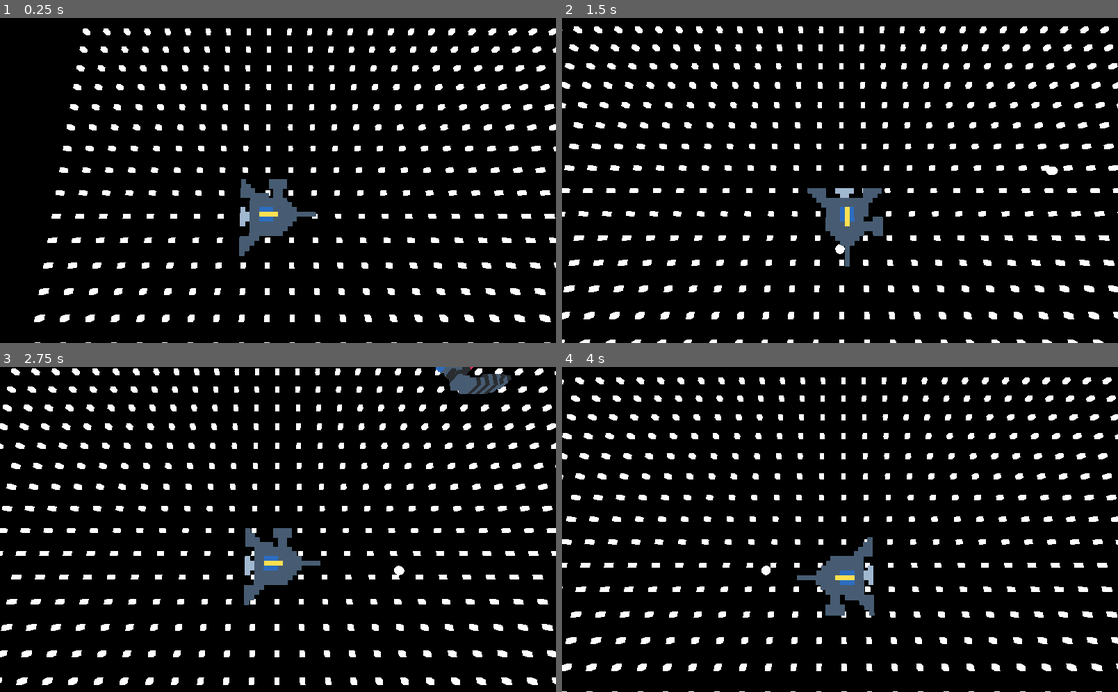
Above: before the commit, frames 1-4 (two rows, left to right).
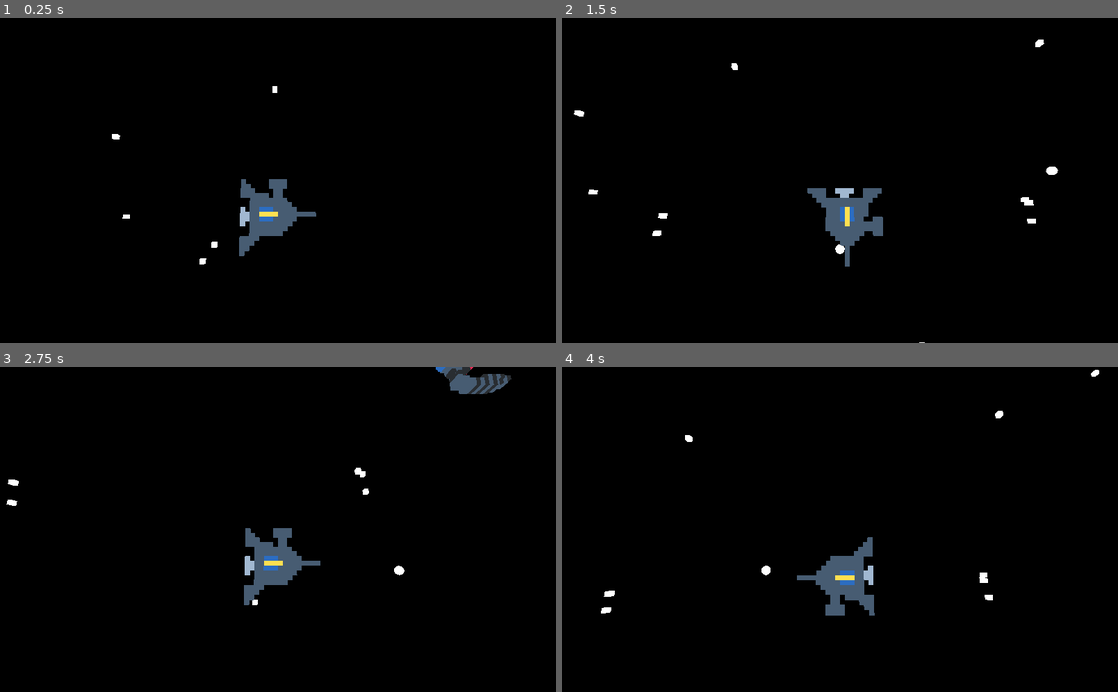
Above: after the commit, the same moments.

Repository: the-g-force/2022-January
Game: Godot game, scene res://World/World.tscn
The game is run twice, just before and just after one commit, with the same random seed, the same clock (stepped at 60 frames per second) and the same inputs.
Inputs:
- Up to frame 1 (0.25 s): no input
- Up to frame 2 (1.5 s): tap Enter at 0.5 s; hold D (move_right) 0.53-1.28 s; tap Space (fire) at 0.6, 1.35 s; hold S (move_down) from 1.28 s (still down)
- Up to frame 3 (2.75 s): release S (move_down) at 2.03 s; hold D (move_right) from 2.03 s (still down); tap Space (fire) at 2.1 s
- Up to frame 4 (4 s): release D (move_right) at 2.78 s; hold W (move_up) 2.78-3.53 s; tap Space (fire) at 2.85, 3.6 s; hold A (move_left) from 3.53 s (still down)

The runs differ from the first frame. In frame 1, 6.8% of the frame differs, in the area x 6-100%, y 3-100%; in frame 2, 8.1%; in frame 3, 8.2%, in the area x 0-100%, y 0-98%; in frame 4, 7.8%.

Commit message:
Fix world bounds and add randomized starfield

Diff:
--- a/project/World/Starfield.gd
+++ b/project/World/Starfield.gd
@@ -1,13 +1,23 @@
 extends Spatial
 
-export var distance = 50
+export var base_depth := 50
+export var depth_variance := 10
+export var base_stars := 200
+export var star_variance := 50
+export var screen_size_x := 1000
+export var screen_size_y := 1000
 
-const SPACING = 10
+const STAR := preload("res://World/Star.tscn")
 
 # Called when the node enters the scene tree for the first time.
 func _ready():
-	for i in range(0,100):
-		for j in range(0,100):
-			var star : Spatial = preload("res://World/Star.tscn").instance()
-			add_child(star)
-			star.transform.origin = Vector3(i * SPACING, -distance, j * SPACING)
+	var total_stars := base_stars
+	total_stars += randi()%star_variance
+	for s in total_stars:
+		var star:Spatial = STAR.instance()
+		var depth := base_depth
+		depth += (randi()%depth_variance*2)-depth_variance
+		var star_x := randi()%screen_size_x
+		var star_y := randi()%screen_size_y
+		star.transform.origin = Vector3(star_x, -depth, star_y)
+		add_child(star)
--- a/project/World/World.tscn
+++ b/project/World/World.tscn
@@ -13,7 +13,7 @@
 size = Vector3( 2, 2, 1000 )
 
 [sub_resource type="BoxShape" id=3]
-extents = Vector3( 1, 1, 500 )
+extents = Vector3( 1, 10, 500 )
 
 [node name="World" type="Spatial"]
 script = ExtResource( 3 )
